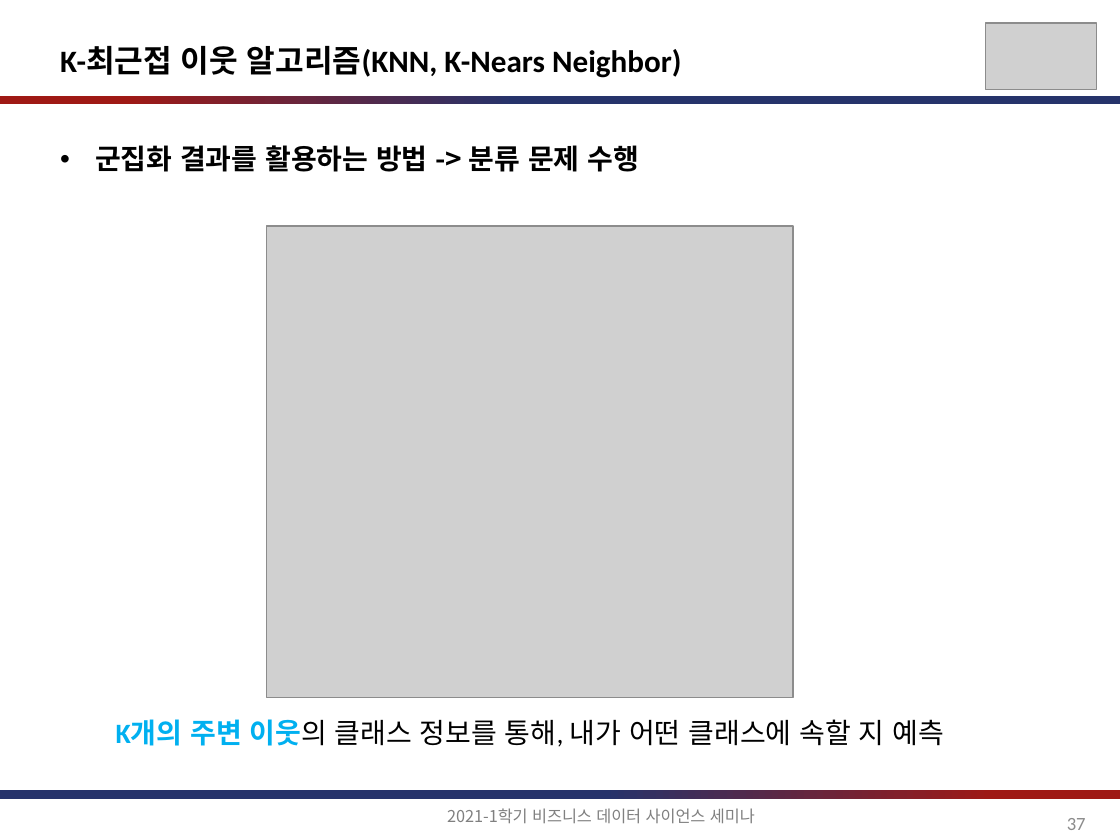
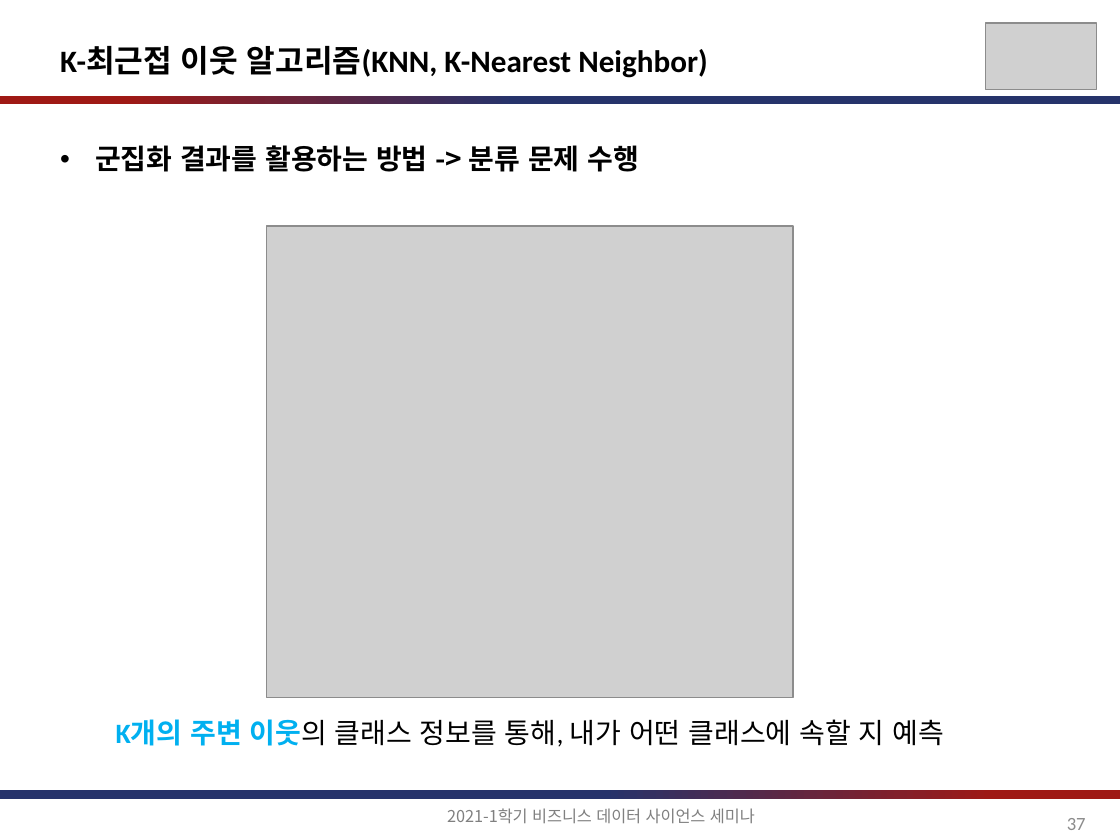
Before and after one commit to jihoahn9303/Seminar_For_Business_DS, a slide deck: slide 37 of document/비즈니스를_위한_데이터과학_6장.pptx. Drawn at 1120x840 pixels with LibreOffice and Linux fonts; fonts in the diff are those of the drawing; grey boxes stand for pictures. Boxes give left, top, right and bottom in pixels: in the first picture for what was removed or moved away, otherwise in the second. Text is boxed around its words. In the diff, an @@ line names an element or a change of style, - is before the commit and + after.

```diff
--- a/document/비즈니스를_위한_데이터과학_6장.pptx
+++ b/document/비즈니스를_위한_데이터과학_6장.pptx
@@ text at [60,46,708,78]: text changed @@
-K-최근접 이웃 알고리즘(KNN, K-Nears Neighbor)
+K-최근접 이웃 알고리즘(KNN, K-Nearest Neighbor)
```
Also in this commit, not shown: 14 other slides changed.
